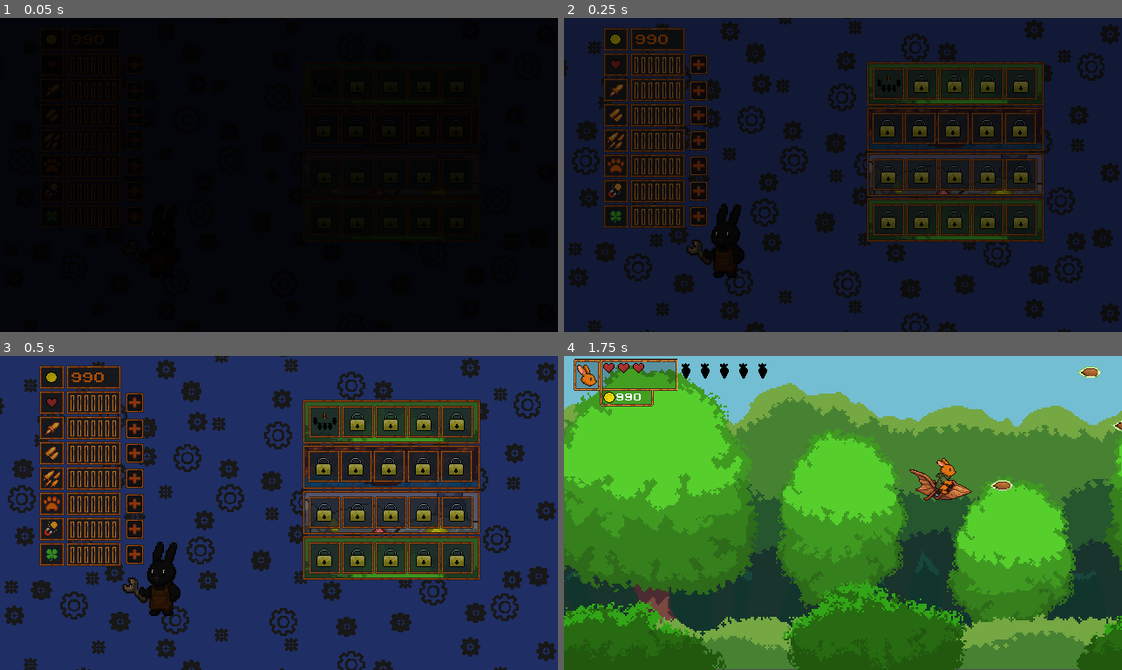
Above: before the commit, frames 1-4 (two rows, left to right).
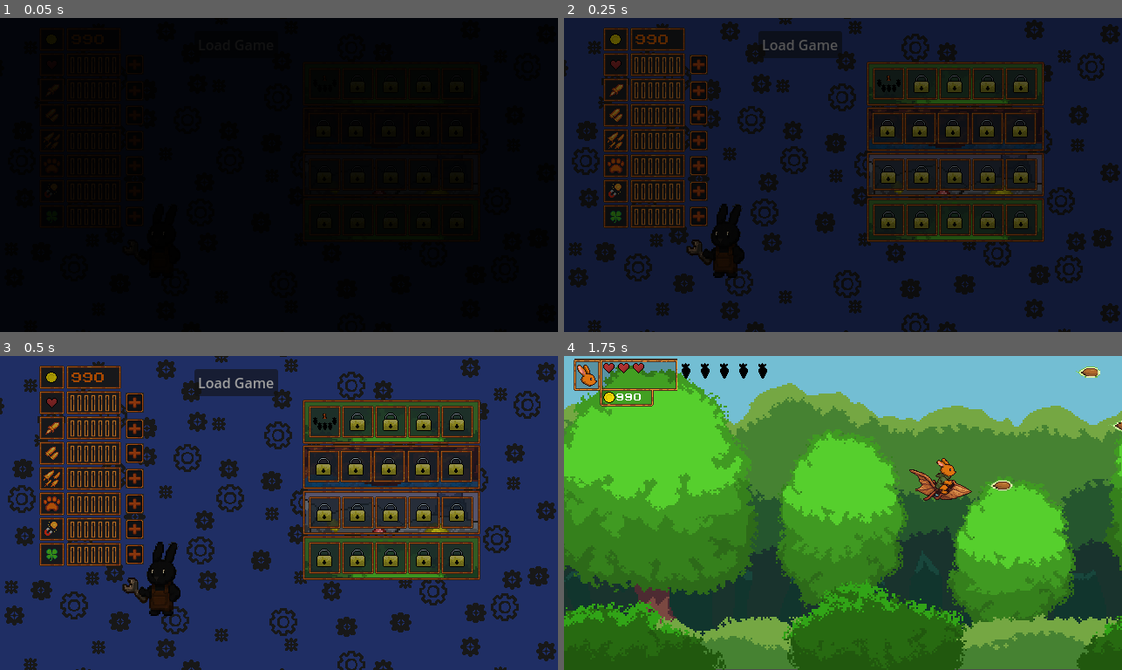
Above: after the commit, the same moments.

Repository: xrysen/skyburrower
Game: Godot game, scene res://WorldMap/Scenes/worldMap.tscn
Two runs of this game, one before a commit and one after it. Both use one fixed random seed, a clock stepped at 60 frames per second and the inputs below.
Inputs (mouse positions are in pixels of both pictures, inside the frame that each line leads up to):
- Up to frame 1 (0.05 s): no input
- Up to frame 2 (0.25 s): no input
- Up to frame 3 (0.5 s): no input
- Up to frame 4 (1.75 s): click "1" at 0.5 s; move the mouse to (965, 497) at 1.27 s

The runs differ from the first frame. In frame 2, 1.2% of the frame differs, in the area x 34-50%, y 4-13%; in frame 3, 1.2%; in frame 4, nothing differs.

Commit message:
Save/load added

Diff:
--- a/Global/Global.gd
+++ b/Global/Global.gd
@@ -1,4 +1,6 @@
 extends Node
+
+signal game_loaded
 
 var coin_count: int = 990
 var fire_rate: float = 0.5
@@ -99,17 +101,16 @@
 func reset_carrot(level):
 	levels[level]["carrot_count"] = 0
 
+func complete_level(level_index: int, session_carrots: int):
+	var previous_best = levels[level_index]["carrot_count"]
+	if session_carrots > previous_best:
+		levels[level_index]["carrot_count"] = session_carrots
 
-func mark_stage_complete(level):
-	levels[level]["completed"] = true
-	levels[level + 1]["isLocked"] = false
+	levels[level_index]["completed"] = true
+	if level_index + 1 < levels.size():
+		levels[level_index + 1]["isLocked"] = false
 
-
-func get_carrot(level) -> int:
-	return levels[level]["carrot_count"]
-
-func set_carrot(level, amount):
-	levels[level]["carrot_count"] = amount
+	save_game()
 
 func load_level(level):
 	var path = "res://Levels/level%d.tscn" % level
@@ -118,3 +119,53 @@
 		get_tree().change_scene_to_packed(level_scene)
 	else:
 		push_error("Level scene not found: %s", % path)
+
+const SAVE_PATH = "user://savegame.dat"
+const SAVE_PASSWORD = "it's_a_secret_to_everyone"
+
+func save_game():
+	var save_date = {
+		"upgrades": upgrades,
+		"levels": levels,
+		"coin_count": coin_count
+	}
+
+	var file = FileAccess.open_encrypted_with_pass(SAVE_PATH, FileAccess.WRITE, SAVE_PASSWORD)
+	var json_string = JSON.stringify(save_date, "\t")
+	file.store_string(json_string)
+	print("Game Saved!")
+
+func load_game():
+	if not FileAccess.file_exists(SAVE_PATH):
+		print("No save file found")
+		return
+
+	var file = FileAccess.open_encrypted_with_pass(SAVE_PATH, FileAccess.READ, SAVE_PASSWORD)
+
+	if file == null:
+		print("Error opening file")
+		return
+
+	var json_string = file.get_as_text()
+	var data = JSON.parse_string(json_string)
+
+	if not data is Dictionary:
+		print("Save data is corrupt")
+		return
+
+	if data.has("upgrades"):
+		var loaded_upgrades = data["upgrades"]
+		for key in loaded_upgrades:
+			if upgrades.has(key):
+				upgrades[key] = loaded_upgrades[key]
+
+	if data.has("levels"):
+		var loaded_levels = data["levels"]
+		for i in range(min(levels.size(), loaded_levels.size())):
+			levels[i] = loaded_levels[i]
+
+	if data.has("coin_count"):
+		coin_count = data["coin_count"]
+
+	game_loaded.emit()
+	print("Game loaded!")
--- a/Levels/LevelManager.gd
+++ b/Levels/LevelManager.gd
@@ -71,16 +71,10 @@
 		var defeat_scene = preload("res://UI/Scenes/defeat.tscn").instantiate()
 		add_child(defeat_scene)
 	else:
+		Global.complete_level(levelNumber, current_carrots)
 		var victory_scene = preload("res://UI/Scenes/victory.tscn").instantiate()
 		victory_scene.set_carrot_count(current_carrots)
-		Global.mark_stage_complete(levelNumber)
 		add_child(victory_scene)
-		var previous_best = Global.get_carrot(levelNumber)
-		if current_carrots > previous_best:
-			Global.set_carrot(levelNumber,current_carrots)
-	#var previous_best = Global.get_best_carrot_count(level_name) <- How to deal with saving carrots eventually
-	#if current_carrots > previous_best:
-	#Global.set_best_carrot_count(level_name, current_carrots)
 
 
 func spawn_coins_loop() -> void:
--- a/Levels/level2.tscn
+++ b/Levels/level2.tscn
@@ -18,7 +18,8 @@
 
 [node name="Level1-2" type="Node2D"]
 script = ExtResource("1_65ryg")
-level_duration = 60.0
+level_duration = 10.0
+levelNumber = 2
 
 [node name="Sporespinner Spawn" parent="." instance=ExtResource("2_4m3ey")]
 position = Vector2(-516, 336)
--- a/Levels/level3.tscn
+++ b/Levels/level3.tscn
@@ -1,5 +1,6 @@
-[gd_scene load_steps=15 format=3 uid="uid://cte0g6a4whguh"]
+[gd_scene load_steps=16 format=3 uid="uid://b4qtqnoqgttl2"]
 
+[ext_resource type="Script" uid="uid://dp3nwfnw5t6w7" path="res://Levels/LevelManager.gd" id="1_6xp1k"]
 [ext_resource type="PackedScene" uid="uid://bmkr0jvmfqa08" path="res://Enemies/WaveSpawner..tscn" id="1_qqkb1"]
 [ext_resource type="PackedScene" uid="uid://co52o3cd3up70" path="res://Enemies/Sporespinner/sporespinner.tscn" id="2_6xp1k"]
 [ext_resource type="PackedScene" uid="uid://cp7wuimtjxgmb" path="res://Enemies/Sporespinner/spore.tscn" id="3_6ki5y"]
@@ -15,7 +16,9 @@
 [ext_resource type="PackedScene" uid="uid://bn1cm1mf8h5jf" path="res://Enemies/Thistle Turret/ThistleTurret.tscn" id="13_mhpgx"]
 [ext_resource type="PackedScene" uid="uid://co7ml72e4y3dk" path="res://Items/Coins/BigCoin/BigCoin.tscn" id="14_03ogs"]
 
-[node name="Level1-1" type="Node2D"]
+[node name="Level1-3" type="Node2D"]
+script = ExtResource("1_6xp1k")
+levelNumber = 3
 
 [node name="Sporespinner Spawn" parent="." instance=ExtResource("1_qqkb1")]
 position = Vector2(-516, 336)
@@ -62,7 +65,6 @@
 
 [node name="Meadow" parent="." instance=ExtResource("10_povm2")]
 position = Vector2(77, 95)
-script = null
 
 [node name="Parallax2D4" type="Parallax2D" parent="."]
 scroll_offset = Vector2(-259, 180)
--- a/WorldMap/Scenes/worldMap.tscn
+++ b/WorldMap/Scenes/worldMap.tscn
@@ -302,6 +302,13 @@
 texture_normal = ExtResource("5_3jwt5")
 texture_pressed = ExtResource("6_n3a2q")
 
+[node name="Button" type="Button" parent="."]
+offset_left = 223.0
+offset_top = 15.0
+offset_right = 319.0
+offset_bottom = 46.0
+text = "Load Game"
+
 [connection signal="pressed" from="HButton" to="." method="_on_h_button_pressed"]
 [connection signal="pressed" from="BSButton" to="." method="_on_bs_button_pressed"]
 [connection signal="pressed" from="BSPDButton" to="." method="_on_bspd_button_pressed"]
@@ -309,3 +316,4 @@
 [connection signal="pressed" from="SpeedButton" to="." method="_on_speed_button_pressed"]
 [connection signal="pressed" from="MagnetButton" to="." method="_on_magnet_button_pressed"]
 [connection signal="pressed" from="LuckButton" to="." method="_on_luck_button_pressed"]
+[connection signal="pressed" from="Button" to="." method="_on_button_pressed"]
--- a/WorldMap/Scripts/WorldMap.gd
+++ b/WorldMap/Scripts/WorldMap.gd
@@ -15,12 +15,15 @@
 
 
 func _ready():
+	refresh_ui()
+	add_child(fade)
+	Global.game_loaded.connect(refresh_ui)
+	fade.fade_in()
+
+func refresh_ui():
 	$Label.text = "%d" % Global.coin_count
-	add_child(fade)
 	draw_upgrades()
 	set_tooltip_text()
-	fade.fade_in()
-
 
 func draw_heart_upgrade():
 	for child in heart_container.get_children():
@@ -106,6 +109,7 @@
 		draw_upgrades()
 		set_tooltip_text()
 		$Label.text = "%d" % Global.coin_count
+		Global.save_game()
 
 
 func set_tooltip_text():
@@ -174,4 +178,4 @@
 
 
 func _on_button_pressed() -> void:
-	get_tree().change_scene_to_file("res://Levels/level1.tscn")
+	Global.load_game()
--- a/WorldMap/Scripts/levelSelect.gd
+++ b/WorldMap/Scripts/levelSelect.gd
@@ -8,6 +8,7 @@
 var empty_carrot = preload("res://WorldMap/Assets/lsCarrotEmpty.png")
 
 func _ready():
+	Global.game_loaded.connect(update_button)
 	update_button()
 
 func update_button():
